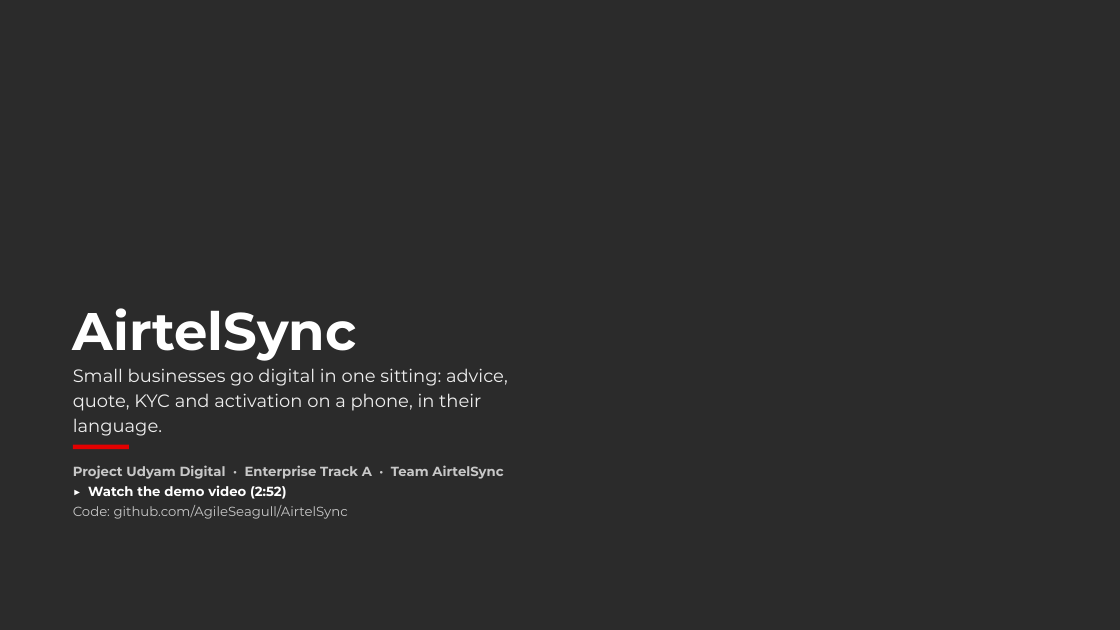
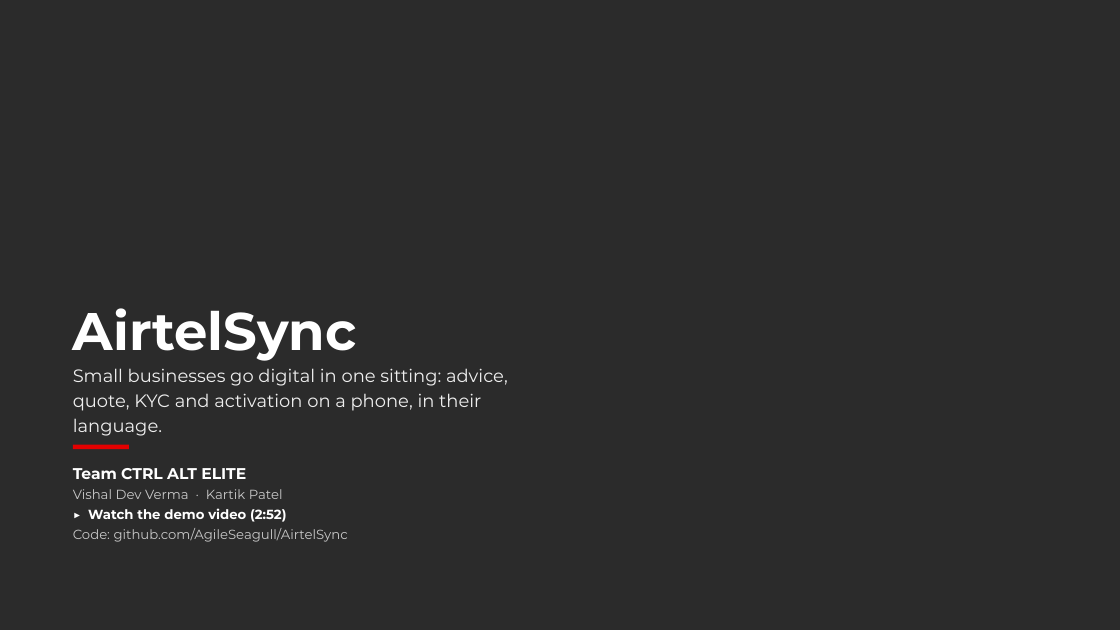
Before and after one commit to AgileSeagull/AirtelSync, a slide deck: slide 1 of docs/deck/AirtelSync_Submission_7_Slides.pptx. Drawn at 1120x630 pixels with LibreOffice and Linux fonts; fonts in the diff are those of the drawing; background and template pictures are left out; a plain dark background stands for a picture behind light text. Boxes give left, top, right and bottom in pixels: in the first picture for what was removed or moved away, otherwise in the second. Text is boxed around its words. In the diff, an @@ line names an element or a change of style, - is before the commit and + after.

Commit message:
Submission deck: cover + 7 slides; team CTRL ALT ELITE on the cover

```diff
--- a/docs/deck/AirtelSync_Submission_7_Slides.pptx
+++ b/docs/deck/AirtelSync_Submission_7_Slides.pptx
@@ text at (73, 468, 283, 499): text changed; bold off @@
-Project Udyam Digital · Enterprise Track A · Team AirtelSync
+Team CTRL ALT ELITE
+Vishal Dev Verma · Kartik Patel
```
Also in this commit, not shown: 1 other slide changed, 1 slide added, 2 other files.
